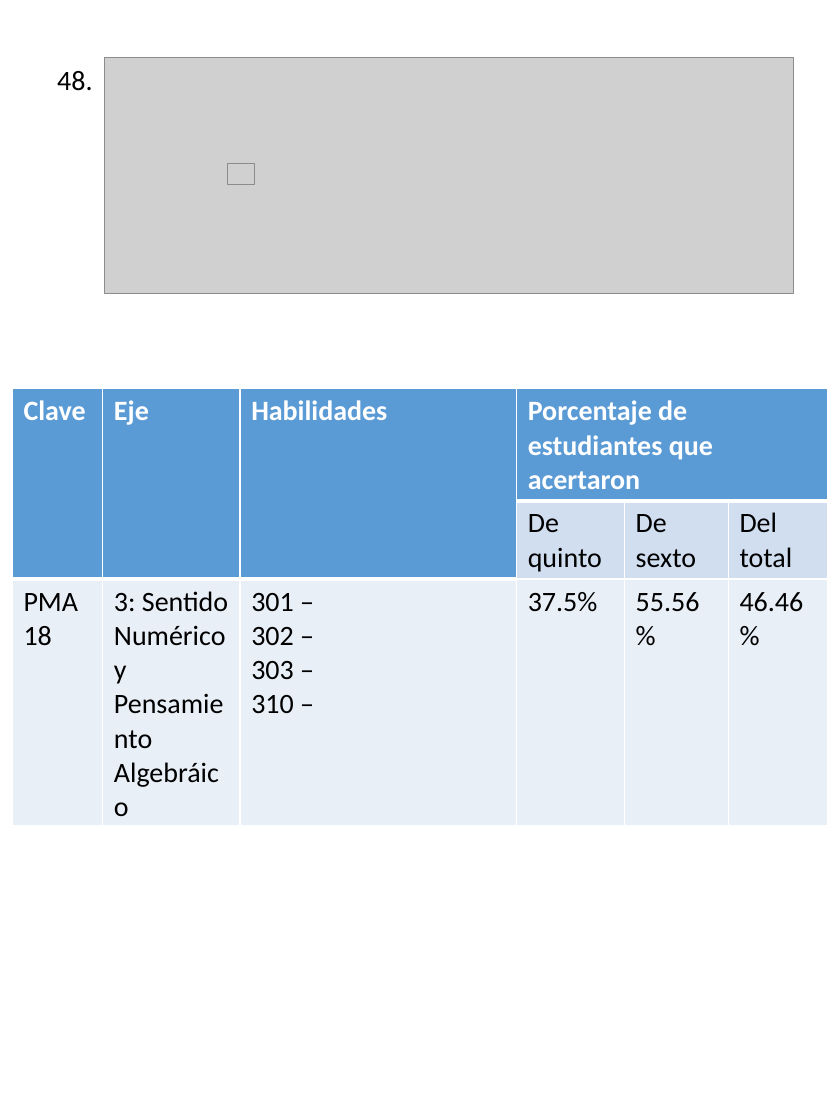
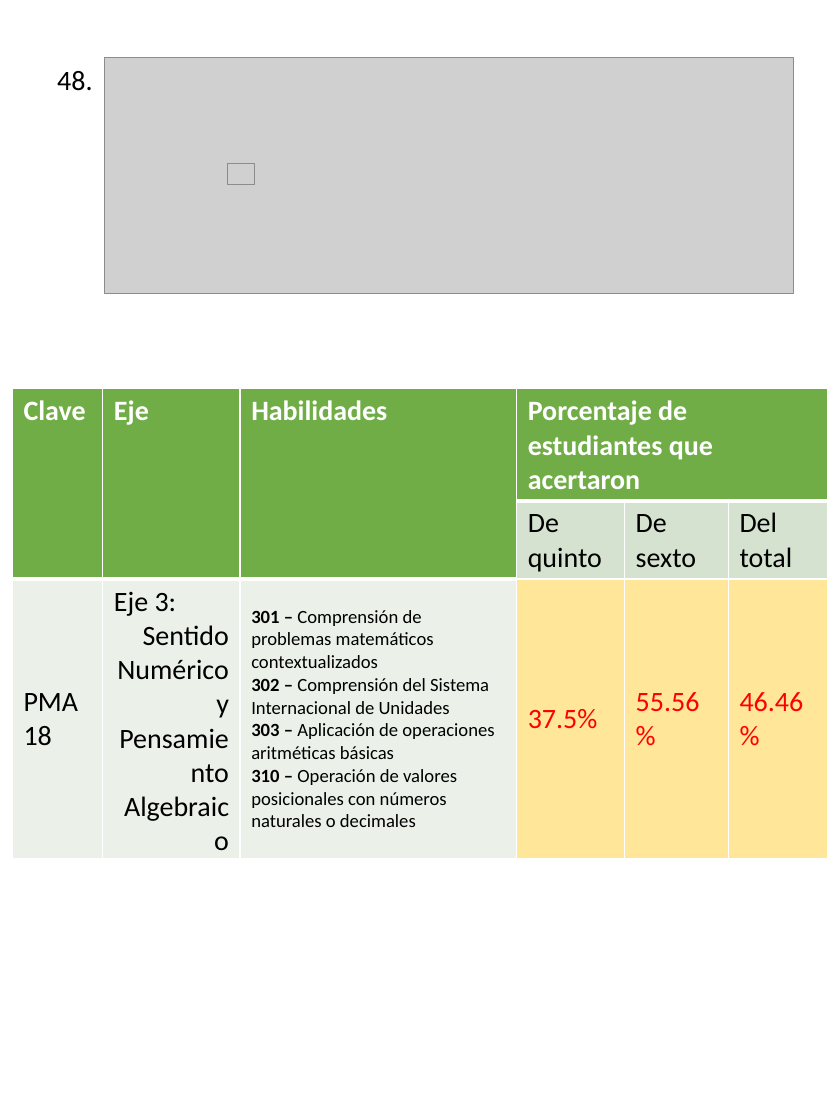
Before and after one commit to Adrifelcha/afchavez-019, a slide deck: slide 53 of Lancaster/Reporte_02_Q-Preliminar/Info_per_Item.pptx (slide 52 before the commit). Drawn at 840x1120 pixels with LibreOffice and Linux fonts; fonts in the diff are those of the drawing; grey boxes stand for pictures. Boxes give left, top, right and bottom in pixels: in the first picture for what was removed or moved away, otherwise in the second. Text is boxed around its words. In the diff, an @@ line names an element or a change of style, - is before the commit and + after.

```diff
--- a/Lancaster/Reporte_02_Q-Preliminar/Info_per_Item.pptx
+++ b/Lancaster/Reporte_02_Q-Preliminar/Info_per_Item.pptx
@@ table at (12, 389, 829, 854) @@
-row 3, column 2: 3: Sentido Numérico y Pensamiento Algebráico
+row 3, column 2: Eje 3: / Sentido Numérico y Pensamiento Algebraico
-row 3, column 3: 301 – / 302 – / 303 – / 310 –
+row 3, column 3: 301 – Comprensión de problemas matemáticos contextualizados / 302 – Comprensión del Sistema Internacional de Unidades / 303 – Aplicación de operaciones aritméticas básicas / 310 – Operación de valores posicionales con números naturales o decimales
@@ fill #5B9BD5 to #70AD47 in 4 cells @@
@@ fill #D2DEEF to #D5E3CF in 3 cells @@
@@ fill #EAEFF7 to #EBF1E9 in 3 cells @@
@@ fill #EAEFF7 to #FFE699 in 3 cells @@
@@ text colour #000000 to #FF0000 in "37.5%", "55.56%", "46.46%" @@
```
Also in this commit, not shown: 45 other slides changed, 1 slide added, 3 other files.
